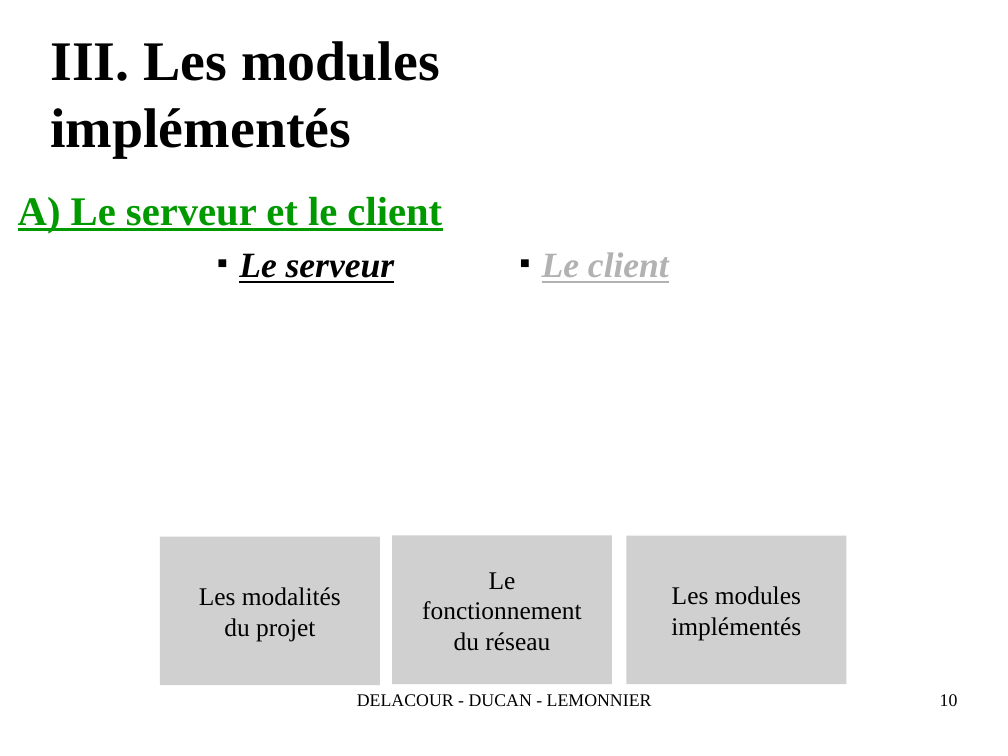
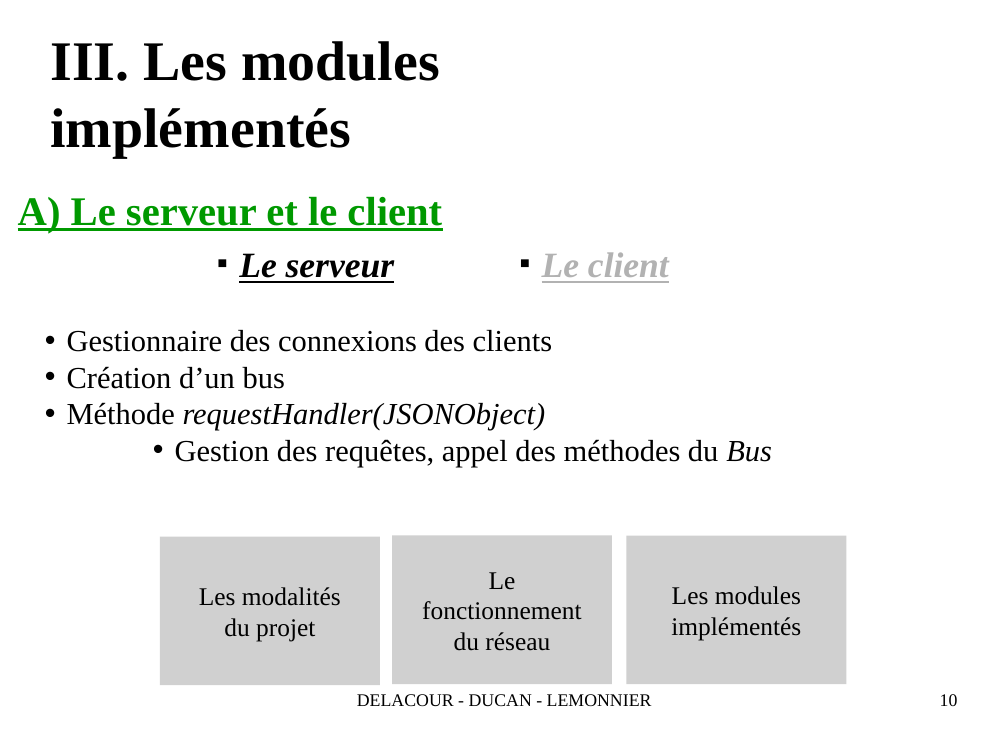
Before and after one commit to QuentinLem/ProjetTech-AutoPilot, a slide deck: slide 10 of doc/SoutenanceProjetReseau2016.odp. Drawn at 1008x756 pixels with LibreOffice and Linux fonts; fonts in the diff are those of the drawing; grey boxes stand for pictures; background and template pictures are left out. Boxes give left, top, right and bottom in pixels: in the first picture for what was removed or moved away, otherwise in the second. Text is boxed around its words. In the diff, an @@ line names an element or a change of style, - is before the commit and + after.

```diff
--- a/doc/SoutenanceProjetReseau2016.odp
+++ b/doc/SoutenanceProjetReseau2016.odp
@@ text added at [67, 330, 772, 467], 24 pt, text #000000 @@
+• Gestionnaire des connexions des clients
+• Création d’un bus
+• Méthode requestHandler(JSONObject)
+          • Gestion des requêtes, appel des méthodes du Bus
```
Also in this commit, not shown: 2 other slides changed.
